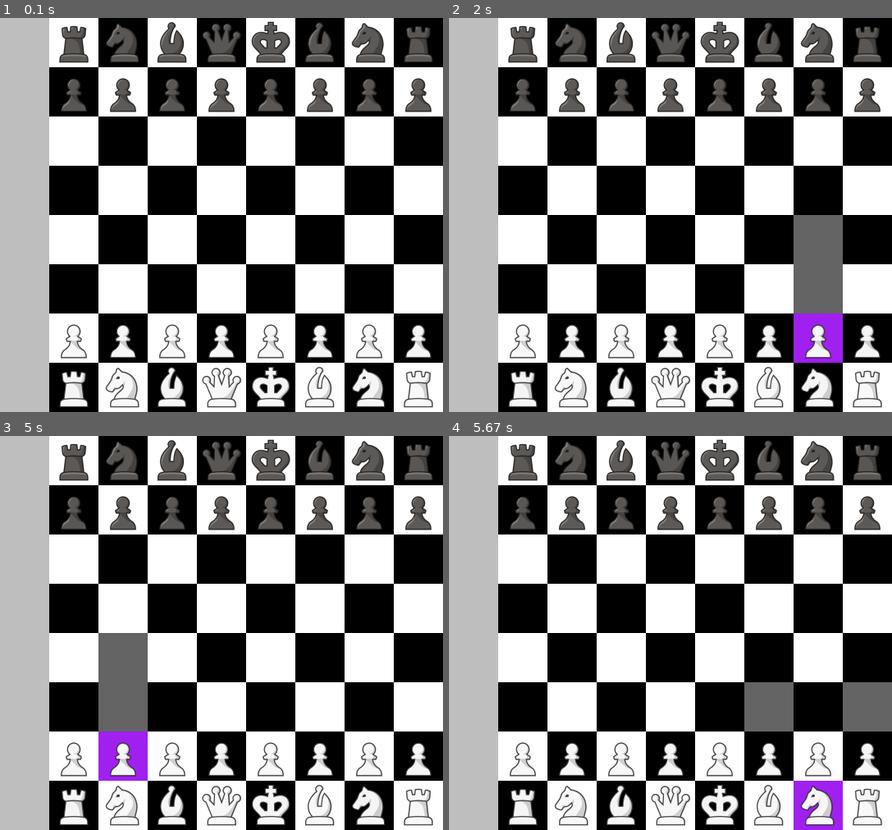
Above: before the commit, frames 1-4 (two rows, left to right).
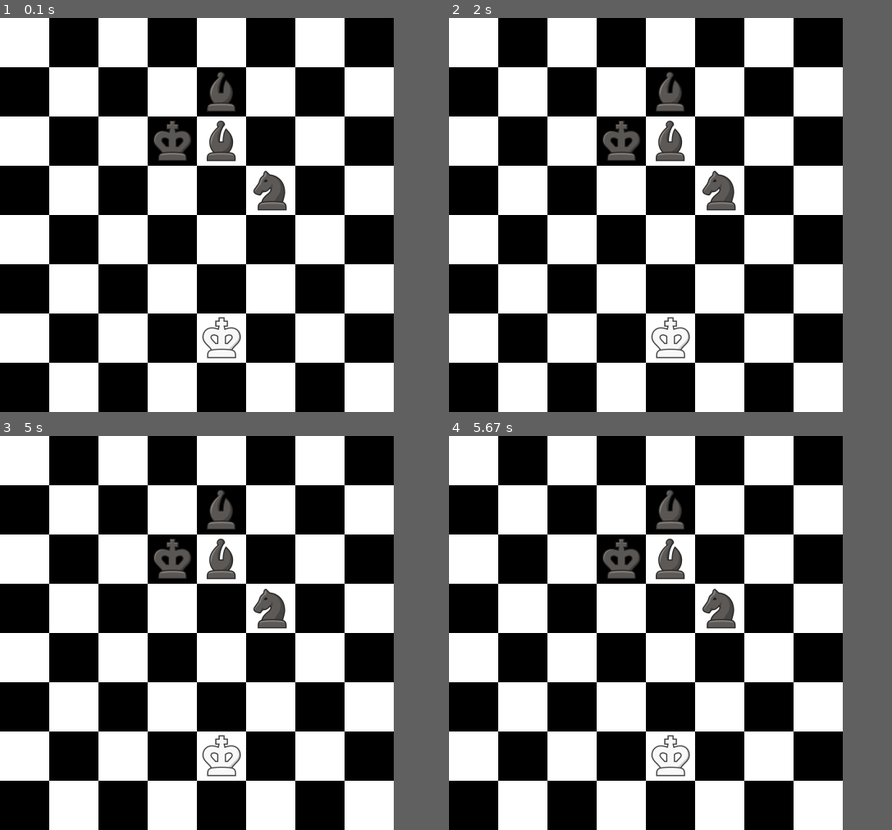
Above: after the commit, the same moments.

Repository: 0yassin/pyngin
Game: pygame game, started from src/main.py
The game is run twice, just before and just after one commit, with the same random seed, the same clock (stepped at 60 frames per second) and the same inputs.
Inputs (mouse positions are in pixels of both pictures, inside the frame that each line leads up to):
- Up to frame 1 (0.1 s): no input
- Up to frame 2 (2 s): click (670, 215) at 0.38 s; click (555, 337) at 1.28 s; click (617, 187) at 1.62 s; click (834, 348) at 1.95 s
- Up to frame 3 (5 s): click (287, 499) at 2.28 s; click (296, 770) at 2.62 s; click (283, 684) at 2.95 s; click (110, 759) at 4.92 s
- Up to frame 4 (5.67 s): click (763, 585) at 5.25 s; click (834, 782) at 5.62 s
In our replay, the window is 540x480 before the commit and 480x480 after it. These sizes can differ from the game's own. Grey fills any space a smaller window leaves; there, only what the larger window draws over its background counts as a difference.

The runs differ from the first frame. In frame 1, 93% of the frame differs, in the area x 0-100%, y 0-100%; in frame 2, 93%; in frame 3, 93%; in frame 4, 93%.

Commit message:
added overlay in case of win/loss, made engine find checkmates for oftin by rewarding cornering the enemy king, optimized fen converter, optimized move generation, added PGN support.

Diff:
--- a/src/board.py
+++ b/src/board.py
@@ -1,3 +1,5 @@
+from moves import translate_move
+from chess import Move
 from moves import get_legal_moves, get_psudo_moves
 
 class Board:
@@ -14,16 +16,21 @@
         self.en_passant_target = None
         self.move_n = 1
         self.turn = 'w'
+        self.game_state = "-"
+        self.pgn_node = None
 
     def get_possible_moves(self):
         return get_legal_moves(self)
 
-    def make_move(self,move):
-        # print(f"made move: {move}")
+    def make_move(self,move, pgn_game = None):
         start, end = move
         piece_moving = self.state[start]
 
         next_ep_target = None
+
+        if self.pgn_node is not None:
+            chess_move = Move.from_uci(translate_move(move))
+            self.pgn_node = self.pgn_node.add_main_variation(chess_move)
 
         if abs(piece_moving) == 6:
             if start == 60 and end == 62:
@@ -78,6 +85,11 @@
                 self.state[end] = piece_moving
         else:
             self.state[end] = piece_moving
+
+        if pgn_game != None:
+            pgn_game.add_main_variation(Move.from_uci(translate_move(move)))
+
+
         self.state[start] = 0
 
         self.en_passant_target = next_ep_target
--- a/src/converter.py
+++ b/src/converter.py
@@ -1,58 +1,62 @@
 piece_table = {
-    "p":-1,
-    "r":-4,
-    "n":-2,
-    "b":-3,
-    "q":-5,
-    "k":-6,
-
-    "P":1,
-    "R":4,
-    "N":2,
-    "B":3,
-    "Q":5,
-    "K":6,
+    "p":-1, "r":-4, "n":-2, "b":-3, "q":-5, "k":-6,
+    "P":1, "R":4, "N":2, "B":3, "Q":5, "K":6,
 }
 
+def load_fen(fen: str, board):
+    parts = fen.split(" ")
 
-def load_fen(fen:str, board):
-    parts = fen.split(" ")
+
+    while len(parts) < 6:
+        if len(parts) == 4: parts.append("0")
+        elif len(parts) == 5: parts.append("1")
+        else: raise ValueError("Malformed FEN string: too few parts.")
+
+
     ranks = parts[0].split("/")
     curr_square = 0
     for rank in ranks:
-        for piece in rank:
-            if piece in piece_table:
-                board.state[curr_square] = piece_table.get(piece)
-                curr_square+=1
+        for char in rank:
+            if char in piece_table:
+                board.state[curr_square] = piece_table[char]
+                curr_square += 1
+            elif char.isdigit():
+                empty_squares = int(char)
+                for _ in range(empty_squares):
+                    board.state[curr_square] = 0
+                    curr_square += 1
             else:
-                empty_squares = int(piece)
-                for i in range(empty_squares):
-                    board.state[curr_square] = 0
-                    curr_square+=1
+                raise ValueError(f"Invalid character '{char}' in FEN placement data.")
 
 
-    board.turn = 'w' if parts[1] == 'w' else 'b'
+    board.turn = parts[1].lower()
 
-    board.turn = parts[1]
+    board.castling_rights = {
+        'wk': False, 'wq': False,
+        'bk': False, 'bq': False
+    }
 
-    if "K" in parts[2]:
-        board.castling_rights['wk'] = True
-    if "Q" in parts[2]:
-        board.castling_rights['wq'] = True
-
-
-    if "k" in parts[2]:
-        board.castling_rights['bk'] = True
-    if "q" in parts[2]:
-        board.castling_rights['bq'] = True
+    if parts[2] != "-":
+        if "K" in parts[2]: board.castling_rights['wk'] = True
+        if "Q" in parts[2]: board.castling_rights['wq'] = True
+        if "k" in parts[2]: board.castling_rights['bk'] = True
+        if "q" in parts[2]: board.castling_rights['bq'] = True
 
     if parts[3] != "-":
         file_char = parts[3][0].lower()
         rank_char = parts[3][1]
         col = ord(file_char) - ord('a')
         row = 8 - int(rank_char)
-        board.en_passant_target = row * 8 + col
+        board.en_passant_target = (row * 8) + col
     else:
         board.en_passant_target = None
 
-    board.move_n = int(parts[5])
+    try:
+        board.halfmove_clock = int(parts[4])
+    except ValueError:
+        board.halfmove_clock = 0
+
+    try:
+        board.move_n = int(parts[5])
+    except ValueError:
+        board.move_n = 1
--- a/src/engine.py
+++ b/src/engine.py
@@ -1,7 +1,9 @@
 from moves import get_legal_moves, get_move_score
 from evaluate import get_relative_eval
 
-def get_engine_move(board, d):
+def get_engine_move(board, d, game_history=None):
+    if game_history == None:
+        game_history = []
     best_move = None
     best_score = -float('inf')
     alpha, beta = -float('inf'), float('inf')
@@ -15,7 +17,7 @@
         temp_board = board.clone()
         temp_board.make_move(move)
 
-        score = -negamax(temp_board, d - 1, -beta, -alpha, ply=1)
+        score = -negamax(temp_board, d - 1, -beta, -alpha, ply=1, history=game_history)
 
         if score > best_score:
             best_score = score
@@ -23,21 +25,35 @@
         alpha = max(alpha, score)
     return best_move
 
-def negamax(board, d, alpha, beta, ply=0):
-    if d==0: return get_relative_eval(board)
+def negamax(board, d, alpha, beta,ply=0, history=None):
+    if history is None:
+        history = []
+
+    current_position_id = (tuple(board.state), board.turn)
+    if current_position_id in history:
+        return 0
+
+    if d == 0:
+        if board.is_in_check():
+            if not get_legal_moves(board):
+                return -100000000 + ply
+        return get_relative_eval(board)
+
     legal_moves = get_legal_moves(board)
+
     if len(legal_moves) == 0:
         if board.is_in_check():
-            return -999999 + ply
+            return -100000000 + ply
         else:
             return 0
+
     legal_moves.sort(key=lambda m:get_move_score(m, board), reverse=True)
     max_eval = -float('inf')
+    new_history = history + [current_position_id]
     for move in legal_moves:
         temp_board = board.clone()
         temp_board.make_move(move)
-        evaluation = -negamax(temp_board, d - 1, -beta, -alpha, ply + 1)
-
+        evaluation = -negamax(temp_board, d - 1, -beta, -alpha, ply + 1, history=new_history)
         max_eval = max(max_eval, evaluation)
         alpha = max(alpha, evaluation)
 
--- a/src/evaluate.py
+++ b/src/evaluate.py
@@ -5,6 +5,22 @@
     phase = 0
     mg_score = 0
     eg_score = 0
+
+    white_pieces_count = 0
+    black_pieces_count = 0
+    white_king_idx = -1
+    black_king_idx = -1
+    for i in range(64):
+        piece = board.state[i]
+        if piece == 0:
+            continue
+        if piece > 0:
+            white_pieces_count += 1
+            if abs(piece) == 6: white_king_idx = i
+        else:
+            black_pieces_count += 1
+            if abs(piece) == 6: black_king_idx = i
+
     for i in range(64):
         piece = board.state[i]
         if piece == 0:
@@ -52,6 +68,14 @@
             mg_score += PST_KING_MG[pst_index] * piece_color
             eg_score += PST_KING_EG[pst_index] * piece_color
 
+    if black_pieces_count == 1 and white_pieces_count > 1:
+        mg_score += calculate_mop_up(winner_king=white_king_idx, loser_king=black_king_idx) * 20
+        eg_score += calculate_mop_up(winner_king=white_king_idx, loser_king=black_king_idx) * 20
+
+    elif white_pieces_count == 1 and black_pieces_count > 1:
+        mg_score -= calculate_mop_up(winner_king=black_king_idx, loser_king=white_king_idx) * 20
+        eg_score -= calculate_mop_up(winner_king=black_king_idx, loser_king=white_king_idx) * 20
+
     phase = min(phase, 24)
     final_score = ((mg_score * phase) + (eg_score * (24 - phase))) // 24
     return int(final_score)
@@ -59,3 +83,18 @@
 def get_relative_eval(board):
     eval = evaluate_position(board)
     return eval if board.turn == "w" else eval * -1
+
+
+def calculate_mop_up(winner_king, loser_king):
+    bonus = 0
+    lk_row, lk_col = loser_king // 8, loser_king % 8
+    wk_row, wk_col = winner_king // 8, winner_king % 8
+
+    dist_center_row = max(3 - lk_row, lk_row - 4)
+    dist_center_col = max(3 - lk_col, lk_col - 4)
+    bonus += (dist_center_row + dist_center_col) * 10
+
+    king_distance = abs(wk_row - lk_row) + abs(wk_col - lk_col)
+    bonus += (14 - king_distance) * 4
+
+    return bonus
--- a/src/main.py
+++ b/src/main.py
@@ -1,3 +1,6 @@
+import datetime
+import chess.pgn
+import pygame
 from engine import get_engine_move
 import queue
 import threading
@@ -6,7 +9,6 @@
 import pygame
 from board import Board
 from moves import is_current_turn_piece
-from evaluate import evaluate_position
 
 play_as = "w"
 dark = (0,0,0)
@@ -15,14 +17,29 @@
 depth = 3
 
 pygame.init()
-screen = pygame.display.set_mode((540, sq_size*8))
+screen = pygame.display.set_mode((sq_size*8, sq_size*8))
 clock = pygame.time.Clock()
 running = True
-font = pygame.font.SysFont("Arial", 40)
+font = pygame.font.Font("assets/dogicapixel.ttf", 25)
 
 board = Board()
-position = "rnbqkbnr/pppppppp/8/8/8/8/PPPPPPPP/RNBQKBNR w KQkq - 0 1"
+position = "8/4b3/3kb3/5n2/8/8/4K3/8 w - - 0 1"
 load_fen(position, board)
+
+game_history = [(tuple(board.state), board.turn)]
+
+game = chess.pgn.Game()
+game.headers["Event"] = "Friendly Match"
+game.headers["White"] = "Player" if play_as == "w" else "Computer"
+game.headers["Black"] = "Computer" if play_as == "w" else "Player"
+
+game.headers["SetUp"] = "1"
+game.headers["FEN"] = position
+game.headers["Date"] = datetime.datetime.now().strftime("%Y.%m.%d")
+board.pgn_node = game
+
+w_text_surface = font.render("You won!", True, "Purple")
+l_text_surface = font.render("You lost! skill issue lol", True, "Purple")
 
 gui_pieces_paths = {
     1: "assets/wp.png",
@@ -59,53 +76,57 @@
 en_queue = queue.Queue()
 en_thinking = False
 
-def engine_worker_thread(board_clone, depth, communication_queue):
-    engine_move = get_engine_move(board_clone, depth)
+def engine_worker_thread(board_clone, depth, communication_queue, game_history_):
+    engine_move = get_engine_move(board_clone, depth, game_history=game_history_)
     communication_queue.put(engine_move)
 
 while running:
     for event in pygame.event.get():
         if event.type == pygame.QUIT:
             running = False
-        elif event.type == pygame.MOUSEBUTTONDOWN:
-            mouse_x, mouse_y = pygame.mouse.get_pos()
-            if mouse_x >= 60:
+        if board.game_state == '-':
+            if event.type == pygame.MOUSEBUTTONDOWN:
+                mouse_x, mouse_y = pygame.mouse.get_pos()
                 #CHANGED FOR DEBUG
                 # if play_as == board.turn:
-                    c = (mouse_x - 60) // sq_size
-                    r = mouse_y // sq_size
-                    if (selected_square, (r*8) + c ) in possible_moves:
-                            board.make_move((selected_square, (r*8) + c))
-                            selected_piece = (None, None)
-                            selected_square = None
-                            possible_moves = board.get_possible_moves()
+                c = (mouse_x) // sq_size
+                r = mouse_y // sq_size
+                if (selected_square, (r*8) + c ) in possible_moves:
+                        board.make_move((selected_square, (r*8) + c))
+                        game_history.append((tuple(board.state), board.turn))
+                        selected_piece = (None, None)
+                        selected_square = None
+                        possible_moves = board.get_possible_moves()
+                        if len(possible_moves) == 0 and board.is_in_check():
+                            board.game_state = play_as
+
+                else:
+                    selected_square = (r * 8) + c
+                    # CHANGED FOR DEBUG: board.turn instead of play_as
+                    if is_current_turn_piece(board.state[selected_square], board.turn):
+                        selected_piece = (selected_square, board.state[selected_square])
                     else:
-                        selected_square = (r * 8) + c
-                        # CHANGED FOR DEBUG: board.turn instead of play_as
-                        if is_current_turn_piece(board.state[selected_square], board.turn):
-                            selected_piece = (selected_square, board.state[selected_square])
+                        selected_piece = (None, None)
 
-                        else:
-                            selected_piece = (None, None)
-
-    if board.turn != play_as and not en_thinking and running:
-        if len(possible_moves) == 0:
-            print("Game Over!")
-        else:
+    if board.game_state == '-':
+        if board.turn != play_as and not en_thinking and running:
             en_thinking = True
             board_clone = board.clone()
             threading.Thread(
                 target=engine_worker_thread,
-                args=(board_clone, depth, en_queue),
+                args=(board_clone, depth, en_queue, list(game_history)),
                 daemon=True
             ).start()
 
-    if en_thinking and not en_queue.empty():
-        en_move = en_queue.get()
-        if en_move:
-            board.make_move(en_move)
-        possible_moves = board.get_possible_moves()
-        en_thinking = False
+        if en_thinking and not en_queue.empty():
+            en_move = en_queue.get()
+            if en_move:
+                board.make_move(en_move)
+                game_history.append((tuple(board.state), board.turn))
+            possible_moves = board.get_possible_moves()
+            if len(possible_moves) == 0 and board.is_in_check():
+                board.game_state = 'b' if play_as == "w" else "w"
+            en_thinking = False
 
     screen.fill("purple")
     for r in range(8):
@@ -120,16 +141,30 @@
                     color = (100, 100,100)
             if selected_piece[0] == index:
                 color = "purple"
-            xpos_ = c*sq_size+60
+            xpos_ = c*sq_size
             ypos_ = r*sq_size
             gui_board = pygame.draw.rect(screen, color, (xpos_, ypos_, sq_size, sq_size))
             index = (r*8)+c
 
-            if gui_pieces_table.get(board.state[index]):
-                # pyrefly: ignore [bad-argument-type]
-                screen.blit(gui_pieces_table.get(board.state[index]), (xpos_, ypos_))
+            piece_image = gui_pieces_table.get(board.state[index])
+            if piece_image:
+                screen.blit(piece_image, (xpos_, ypos_))
 
-    pygame.draw.rect(screen, "gray", (0,0, sq_size, screen.get_height()))
+    if board.game_state != '-':
+        game.headers["Event"] = "a phenomenal display of skill issue" if board.game_state != play_as else "Friendly Match"
+        _rect = pygame.Rect(0, 0, screen.get_width(), 120)
+        _rect.center = screen.get_rect().center
+        pygame.draw.rect(screen, 'gray', _rect)
+        if board.game_state == "w":
+            text_rect = w_text_surface.get_rect(center=(screen.get_width() // 2, screen.get_height() // 2))
+            screen.blit(w_text_surface, text_rect)
+            game.headers["Results"] = "0-1"
+        else:
+            text_rect = l_text_surface.get_rect(center=(screen.get_width() // 2, screen.get_height() // 2))
+            screen.blit(l_text_surface, text_rect)
+            game.headers["Results"] = "1-0"
+
+    print(game)
     pygame.display.flip()
     clock.tick(60)
 
--- a/src/moves.py
+++ b/src/moves.py
@@ -4,21 +4,17 @@
     start, end = move
     moving_piece = abs(board.state[start])
     victim_piece = abs(board.state[end])
+    score = 0
     if victim_piece != 0:
         score = (9999) + (victim_piece * 10) - moving_piece
         return score
     if moving_piece == 1:
         if end // 8 == 0 or end // 8 == 7:
-            score = 9999
-            return score
-        else:
-            score = PST_PAWN[end]*2 if PST_PAWN[end] > 0 else 0
-            return score
+            score += 9999
     piece_color = 1 if board.state[start] > 0 else -1
     pst_index = end if piece_color > 0 else (end ^ 56)
-    score = 0
     if moving_piece == 1:
-        score = PST_PAWN[pst_index] * 2
+        score += PST_PAWN[pst_index] * 2
     elif moving_piece == 2:
         score = PST_KNIGHT[pst_index] * 2
     elif moving_piece == 3:
@@ -280,3 +276,17 @@
                 break
             prev_col = tar_col
     return count
+
+
+def translate_move(move):
+    st_row = move[0] // 8
+    end_row = move[1] // 8
+    st_col = move[0] % 8
+    end_col = move[1] % 8
+
+    st_file = chr(ord('a') + st_col)
+    st_rank = str(8 - st_row)
+    end_file = chr(ord('a') + end_col)
+    end_rank = str(8 - end_row)
+
+    return st_file + st_rank + end_file + end_rank
--- a/src/pieces.py
+++ b/src/pieces.py
@@ -96,12 +96,12 @@
 ]
 
 PST_KING_EG = [
-    -50,-40,-30,-20,-20,-30,-40,-50,
-    -30,-20,-10,  0,  0,-10,-20,-30,
-    -30,-10, 20, 30, 30, 20,-10,-30,
-    -30,-10, 30, 40, 40, 30,-10,-30,
-    -30,-10, 30, 40, 40, 30,-10,-30,
-    -30,-10, 20, 30, 30, 20,-10,-30,
-    -30,-30,  0,  0,  0,  0,-30,-30,
-    -50,-30,-30,-30,-30,-30,-30,-50
+    -50, -40, -30, -30, -30, -30, -40, -50,
+    -30, -20, -10,  0,   0, -10, -20, -30,
+    -30, -10,  20, 30,  30,  20, -10, -30,
+    -30, -10,  30, 40,  40,  30, -10, -30,
+    -30, -10,  30, 40,  40,  30, -10, -30,
+    -30, -10,  20, 30,  30,  20, -10, -30,
+    -30, -30,   0,  0,   0,   0, -30, -30,
+    -50, -30, -30, -30, -30, -30, -30, -50
 ]
Binary file added: assets/dogicapixel.ttf
